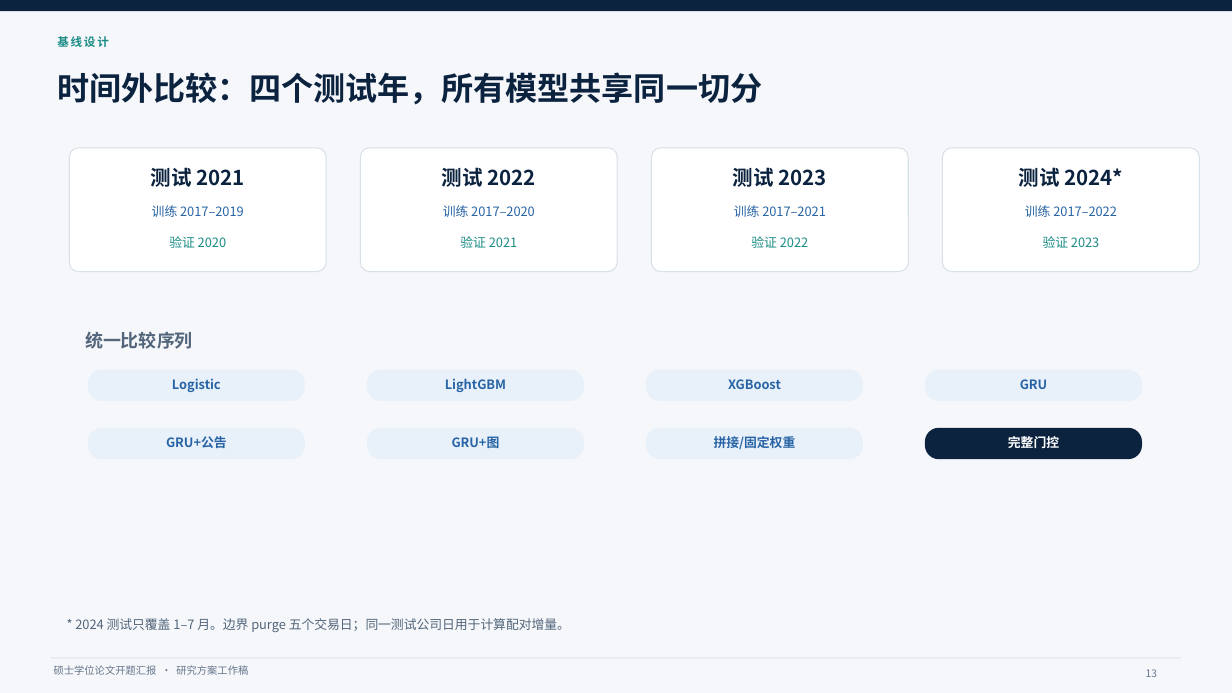
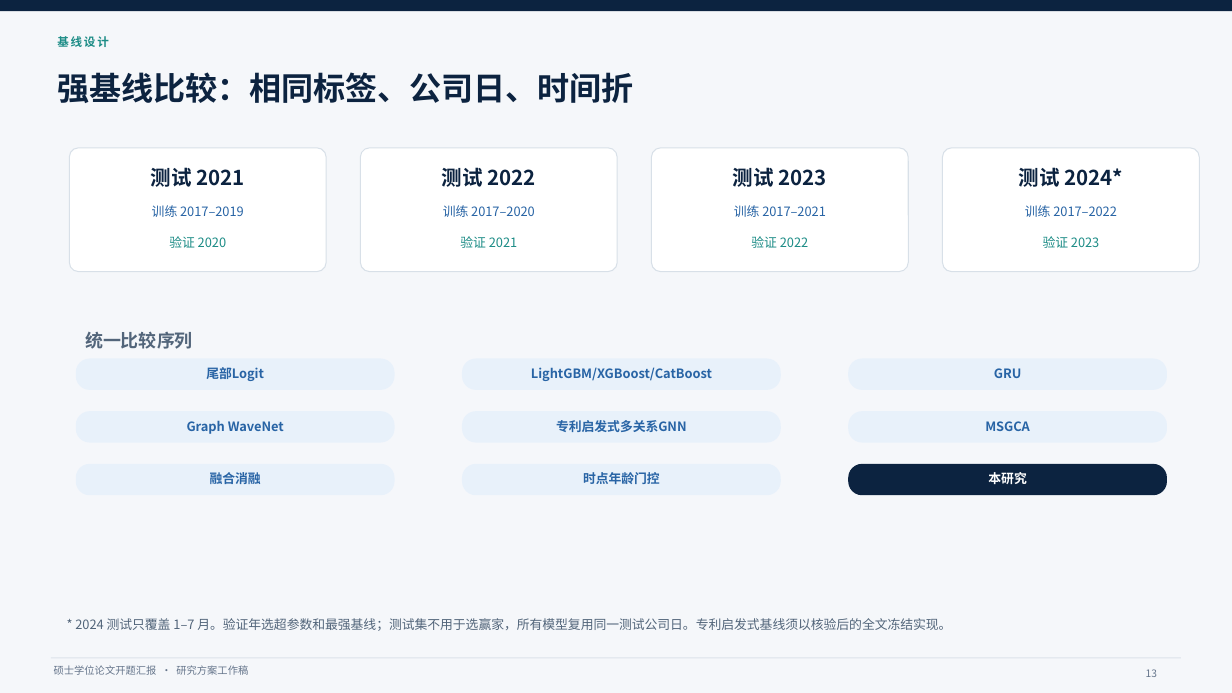
Before and after one commit to QiuKunYuan/llm-event-tail-risk-, a slide deck: slide 13 of docs/开题报告/开题答辩汇报.pptx. Drawn at 1232x693 pixels with LibreOffice and Linux fonts; fonts in the diff are those of the drawing. Boxes give left, top, right and bottom in pixels: in the first picture for what was removed or moved away, otherwise in the second. Text is boxed around its words. In the diff, an @@ line names an element or a change of style, - is before the commit and + after.

```diff
--- a/docs/开题报告/开题答辩汇报.pptx
+++ b/docs/开题报告/开题答辩汇报.pptx
@@ text at (x1=57, y1=72, x2=634, y2=103): text changed @@
-时间外比较：四个测试年，所有模型共享同一切分
+强基线比较：相同标签、公司日、时间折
@@ rounded rectangle resized from (x1=88, y1=370, x2=305, y2=401) to (x1=76, y1=359, x2=395, y2=390) @@
@@ rounded rectangle resized from (x1=367, y1=370, x2=584, y2=401) to (x1=462, y1=359, x2=781, y2=390) @@
@@ rounded rectangle resized from (x1=646, y1=370, x2=863, y2=401) to (x1=848, y1=359, x2=1167, y2=390) @@
@@ text at (x1=206, y1=367, x2=264, y2=381): text changed @@
-Logistic
+尾部Logit
@@ text at (x1=531, y1=367, x2=712, y2=381): text changed @@
-LightGBM
+LightGBM/XGBoost/CatBoost
@@ text removed at (x1=728, y1=379, x2=781, y2=389) @@
-XGBoost
@@ text "GRU" moved from (x1=1020, y1=379, x2=1047, y2=389) to (x1=994, y1=368, x2=1021, y2=378) @@
@@ rounded rectangle resized from (x1=925, y1=370, x2=1142, y2=401) to (x1=76, y1=411, x2=395, y2=443) @@
@@ rounded rectangle resized from (x1=88, y1=428, x2=305, y2=459) to (x1=462, y1=411, x2=781, y2=443) @@
@@ rounded rectangle resized from (x1=367, y1=428, x2=584, y2=459) to (x1=848, y1=411, x2=1167, y2=443) @@
@@ text removed at (x1=166, y1=436, x2=227, y2=448) @@
-GRU+公告
@@ text added at (x1=187, y1=420, x2=284, y2=434), 10 pt, text #2864A5, bold @@
+Graph WaveNet
@@ text removed at (x1=452, y1=436, x2=500, y2=448) @@
-GRU+图
@@ text added at (x1=556, y1=420, x2=687, y2=432), 10 pt, text #2864A5, bold @@
+专利启发式多关系GNN
@@ text removed at (x1=714, y1=436, x2=796, y2=449) @@
-拼接/固定权重
@@ text added at (x1=985, y1=421, x2=1030, y2=431), 10 pt, text #2864A5, bold @@
+MSGCA
@@ rounded rectangle resized from (x1=646, y1=428, x2=863, y2=459) to (x1=76, y1=464, x2=395, y2=495) @@
@@ text added at (x1=210, y1=472, x2=261, y2=484), 10 pt, text #2864A5, bold @@
+融合消融
@@ rounded rectangle added at (x1=462, y1=464, x2=781, y2=495), fill #E8F1FA @@
@@ text at (x1=583, y1=472, x2=660, y2=484): text changed; text colour #FFFFFF to #2864A5 @@
-完整门控
+时点年龄门控
@@ rounded rectangle resized from (x1=925, y1=428, x2=1142, y2=459) to (x1=848, y1=464, x2=1167, y2=495) @@
@@ text added at (x1=988, y1=472, x2=1026, y2=484), 10 pt, text #FFFFFF, bold @@
+本研究
@@ text at (x1=75, y1=618, x2=951, y2=631): text changed @@
-* 2024 测试只覆盖 1–7 月。边界 purge 五个交易日；同一测试公司日用于计算配对增量。
+* 2024 测试只覆盖 1–7 月。验证年选超参数和最强基线；测试集不用于选赢家，所有模型复用同一测试公司日。专利启发式基线须以核验后的全文冻结实现。
```
Also in this commit, not shown: 11 other slides changed, 14 other files.
